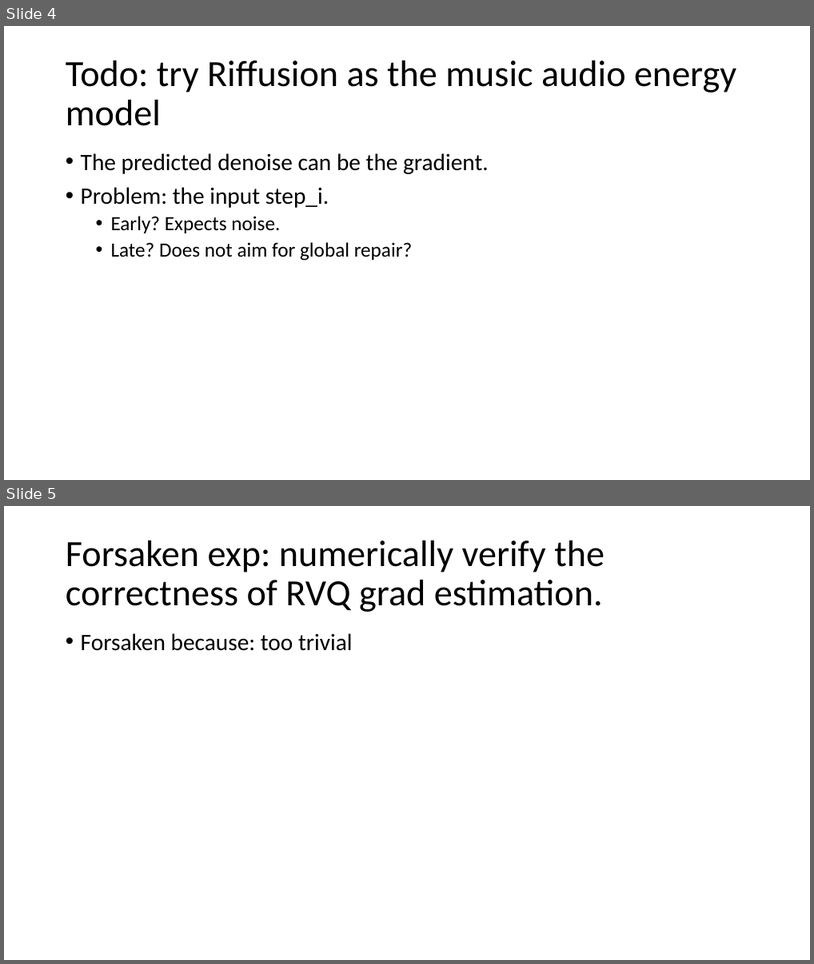
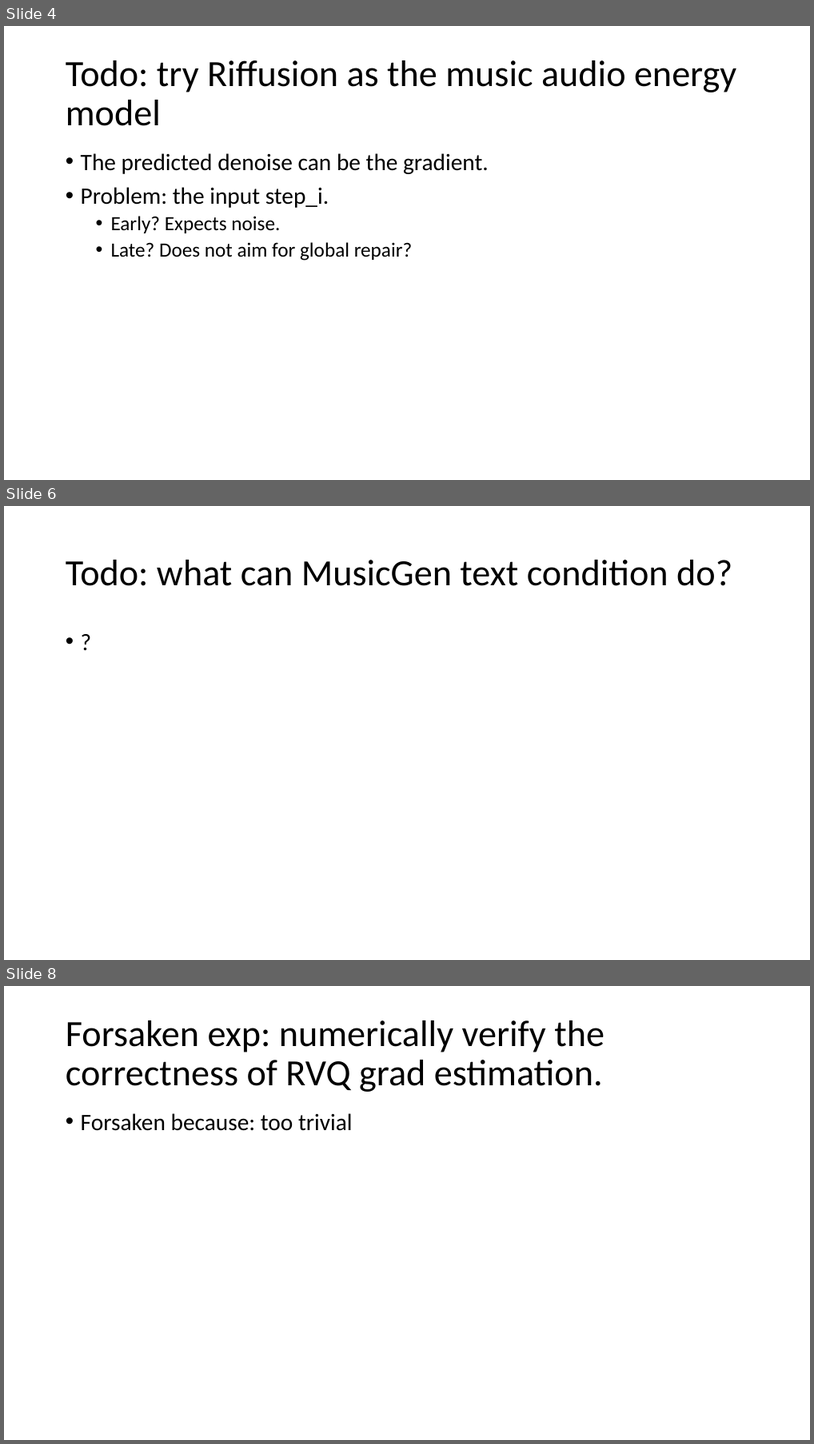
Before and after one commit to Daniel-Chin/Unsupervised-Symbolic-Music-Decipher, a slide deck: main.pptx. Shown one above the other, each under a label of ours: slides 4 and 5 before the commit, slides 4, 6 and 8 after it; the slides between them are not shown. The pictures are 814x964 and 814x1444 pixels, drawn with LibreOffice and Linux fonts; fonts in the diff are those of the drawing. Boxes give left, top, right and bottom in pixels: in the first picture for what was removed or moved away, otherwise in the second. Text is boxed around its words. In the diff, an @@ line names an element or a change of style, - is before the commit and + after.

```diff
--- a/main.pptx
+++ b/main.pptx
@@ slide 6 added at <box>4,506,810,960</box>, background #FFFFFF @@
@@ title added at <box>66,560,733,586</box>, 44 pt, text #000000 @@
+Todo: what can MusicGen text condition do?
@@ text added at <box>60,627,755,915</box>, 28 pt, text #000000 @@
+• ?
@@ what was slide 5 is now slide 8 @@
```
Also in this commit, not shown: 2 other slides added.
